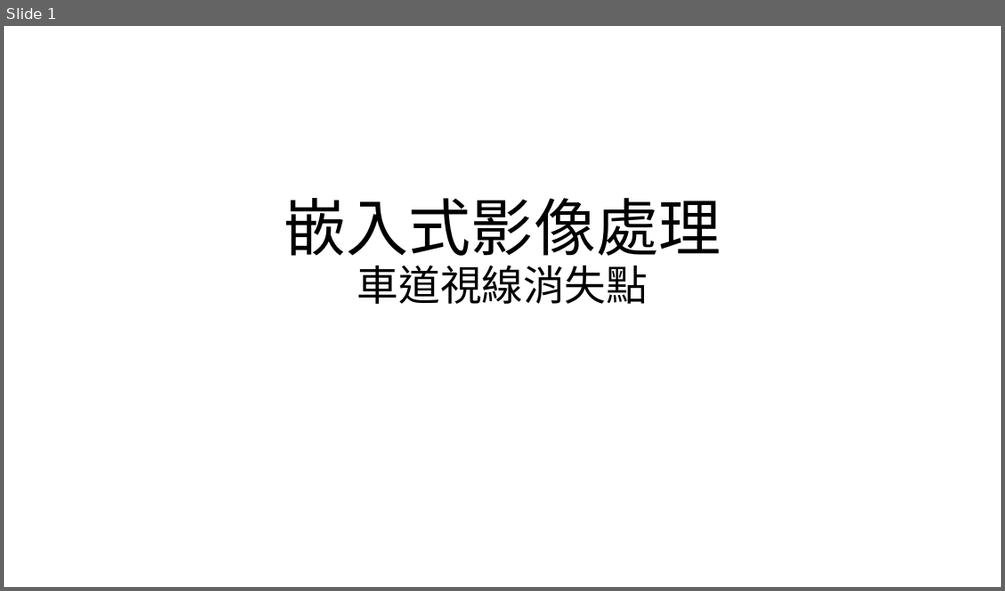
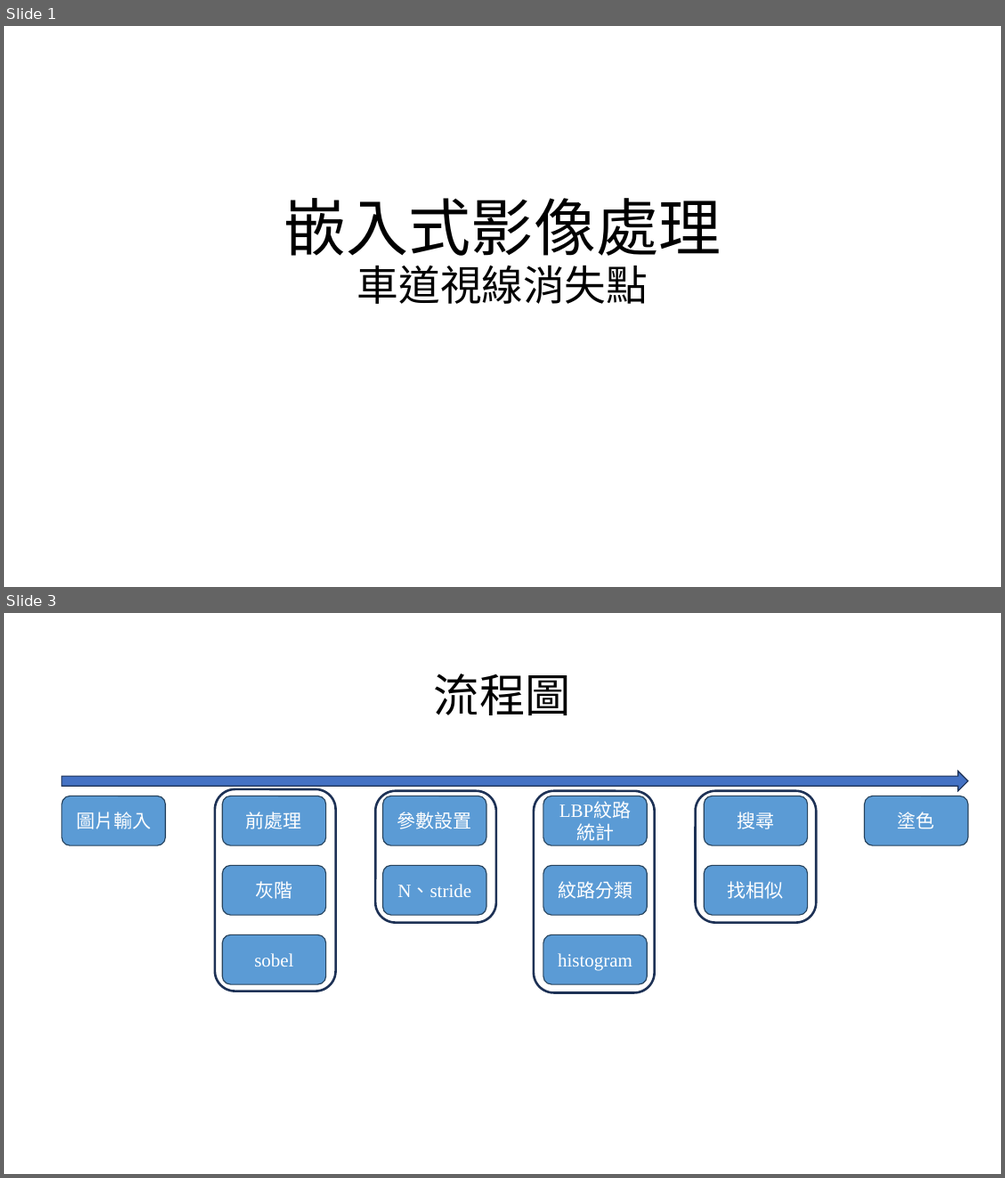
Before and after one commit to a147852z/embedded_image, a slide deck: 嵌入式影像處理.pptx. Shown one above the other, each under a label of ours: slide 1 before the commit, slides 1 and 3 after it; the slides between them are not shown. The pictures are 1005x591 and 1005x1178 pixels, drawn with LibreOffice and Linux fonts; fonts in the diff are those of the drawing. Boxes give left, top, right and bottom in pixels: in the first picture for what was removed or moved away, otherwise in the second. Text is boxed around its words. In the diff, an @@ line names an element or a change of style, - is before the commit and + after.

```diff
--- a/嵌入式影像處理.pptx
+++ b/嵌入式影像處理.pptx
@@ slide 3 added at [4, 613, 1001, 1174], background #FFFFFF @@
@@ title added at [434, 674, 571, 715], 44 pt, text #000000 @@
+流程圖
@@ right arrow added at [62, 771, 968, 790], fill #4472C4, outline #1E3256 1 pt @@
@@ rounded rectangle added at [62, 796, 165, 845], fill #5B9BD5, outline #28445D 1 pt, 18 pt, text #FFFFFF @@
+圖片輸入
@@ rounded rectangle added at [215, 789, 336, 991], outline #1E3256 2.25 pt @@
@@ rounded rectangle added at [222, 796, 326, 845], fill #5B9BD5, outline #28445D 1 pt, 18 pt, text #FFFFFF @@
+前處理
@@ rounded rectangle added at [376, 791, 497, 923], outline #1E3256 2.25 pt @@
@@ rounded rectangle added at [383, 796, 487, 845], fill #5B9BD5, outline #28445D 1 pt, 18 pt, text #FFFFFF @@
+參數設置
@@ rounded rectangle added at [534, 791, 655, 993], outline #1E3256 2.25 pt @@
@@ rounded rectangle added at [543, 796, 647, 845], fill #5B9BD5, outline #28445D 1 pt, 18 pt, text #FFFFFF @@
+LBP紋路統計
@@ rounded rectangle added at [696, 791, 817, 923], outline #1E3256 2.25 pt @@
@@ rounded rectangle added at [704, 796, 808, 845], fill #5B9BD5, outline #28445D 1 pt, 18 pt, text #FFFFFF @@
+搜尋
@@ rounded rectangle added at [865, 796, 969, 845], fill #5B9BD5, outline #28445D 1 pt, 18 pt, text #FFFFFF @@
+塗色
@@ rounded rectangle added at [222, 865, 326, 915], fill #5B9BD5, outline #28445D 1 pt, 18 pt, text #FFFFFF @@
+灰階
@@ rounded rectangle added at [383, 865, 487, 915], fill #5B9BD5, outline #28445D 1 pt, 18 pt, text #FFFFFF @@
+N、stride
@@ rounded rectangle added at [543, 865, 647, 915], fill #5B9BD5, outline #28445D 1 pt, 18 pt, text #FFFFFF @@
+紋路分類
@@ rounded rectangle added at [704, 865, 808, 915], fill #5B9BD5, outline #28445D 1 pt, 18 pt, text #FFFFFF @@
+找相似
@@ rounded rectangle added at [222, 934, 326, 984], fill #5B9BD5, outline #28445D 1 pt, 18 pt, text #FFFFFF @@
+sobel
@@ rounded rectangle added at [543, 934, 647, 984], fill #5B9BD5, outline #28445D 1 pt, 18 pt, text #FFFFFF @@
+histogram
```
Also in this commit, not shown: 1 slide changed, 10 other slides added, 4 other files.
